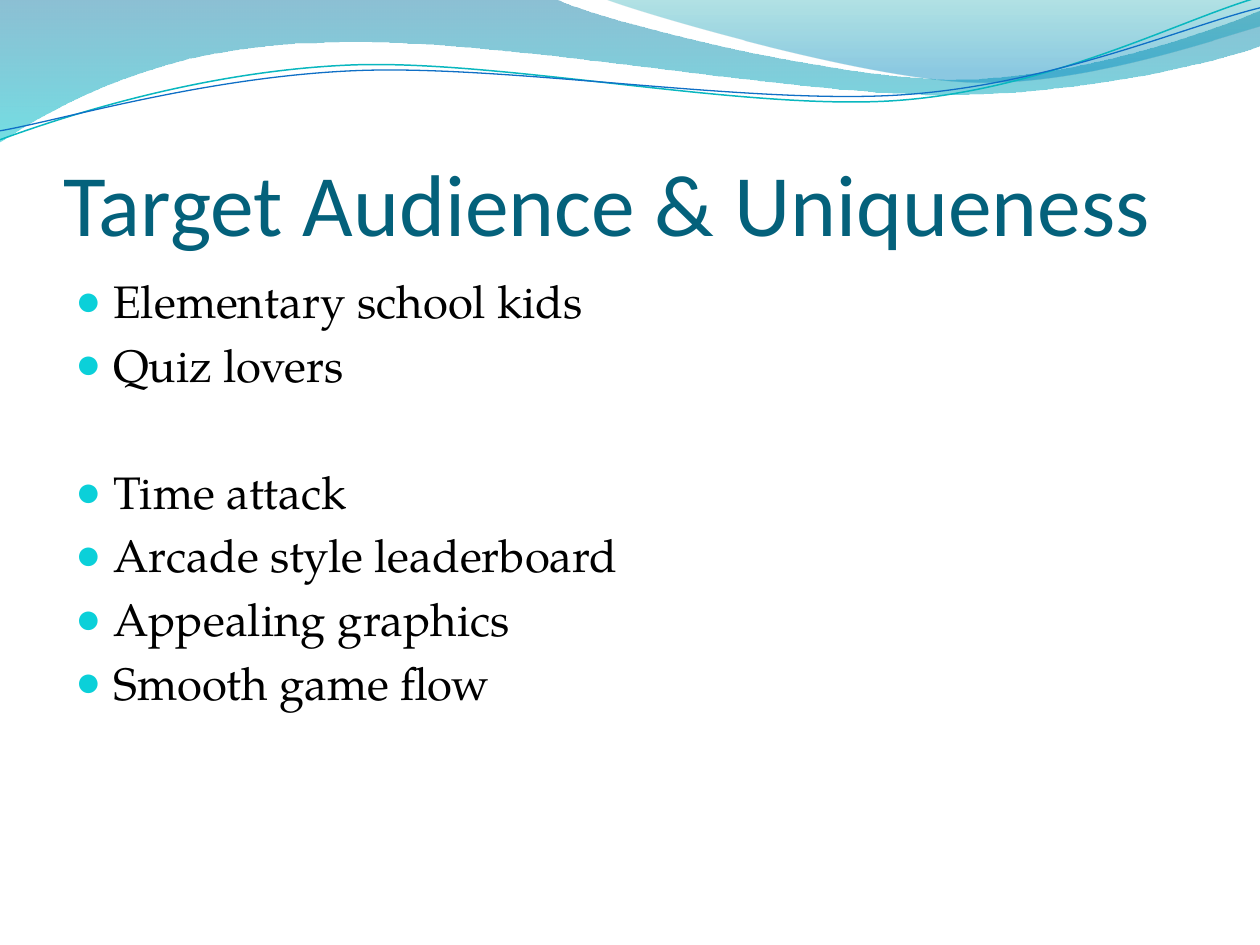
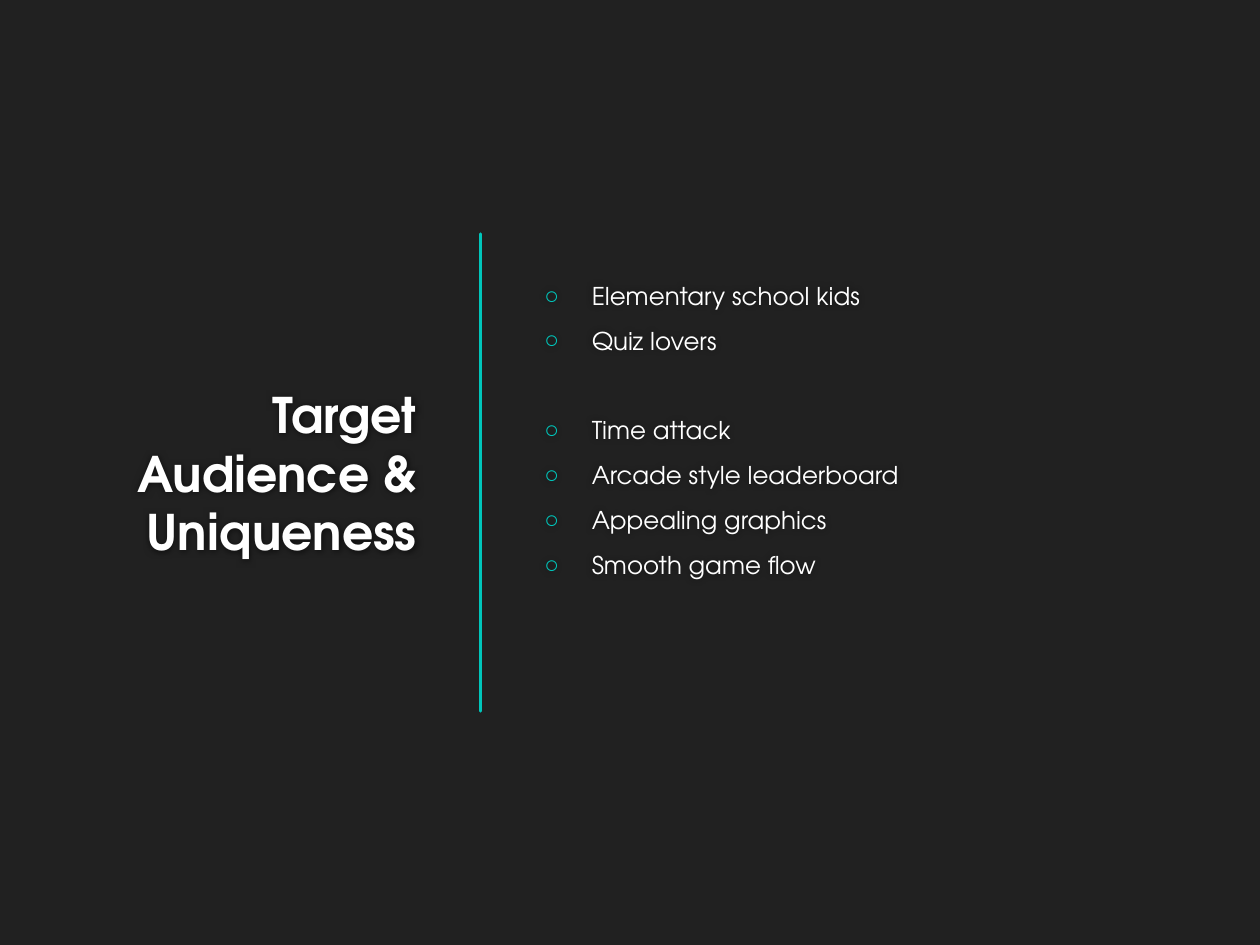
Before and after one commit to HarmanbirD/WaterQwiz, a slide deck: slide 6 of Wasted Water Quiz.pptx. Drawn at 1260x945 pixels with LibreOffice and Linux fonts; fonts in the diff are those of the drawing; background and template pictures are left out. Boxes give left, top, right and bottom in pixels: in the first picture for what was removed or moved away, otherwise in the second. Text is boxed around its words. In the diff, an @@ line names an element or a change of style, - is before the commit and + after.

```diff
--- a/Wasted Water Quiz.pptx
+++ b/Wasted Water Quiz.pptx
@@ background picture (left out) to #212121 @@
@@ freeform shape removed at box(0, 0, 1260, 142) @@
@@ freeform shape removed at box(0, 0, 1260, 147) @@
@@ freeform shape removed at box(0, 8, 1260, 141) @@
@@ freeform shape removed at box(604, 0, 1260, 87) @@
@@ title "Target Audience & Uniqueness": place and size @@
-title "Target Audience & Uniqueness" at box(63, 175, 1149, 251)
+title "Target Audience & Uniqueness" at box(137, 396, 416, 559)
@@ title "Target Audience & Uniqueness" at box(137, 396, 416, 559): size 50 to 28 pt, font Calibri to TeX Gyre Adventor, text colour #04617B to #FFFFFF, bold on; alignment left to right; vertical alignment bottom to middle @@
@@ text "Elementary school kids": place and size @@
-text "Elementary school kids" at box(113, 285, 618, 713)
+text "Elementary school kids" at box(592, 287, 899, 580)
@@ text "Elementary school kids" at box(592, 287, 899, 580): size 26 to 14 pt, font TeX Gyre Pagella to TeX Gyre Adventor, text colour #000000 to #FFFFFF; bullet ● to ○; more space between paragraphs; bullet colour #0BD0D9 to #00C6BB; vertical alignment top to middle @@
@@ line added from (480, 234) to (480, 711), #00C6BB 1.75 pt @@
```
Also in this commit, not shown: 8 other slides changed.
